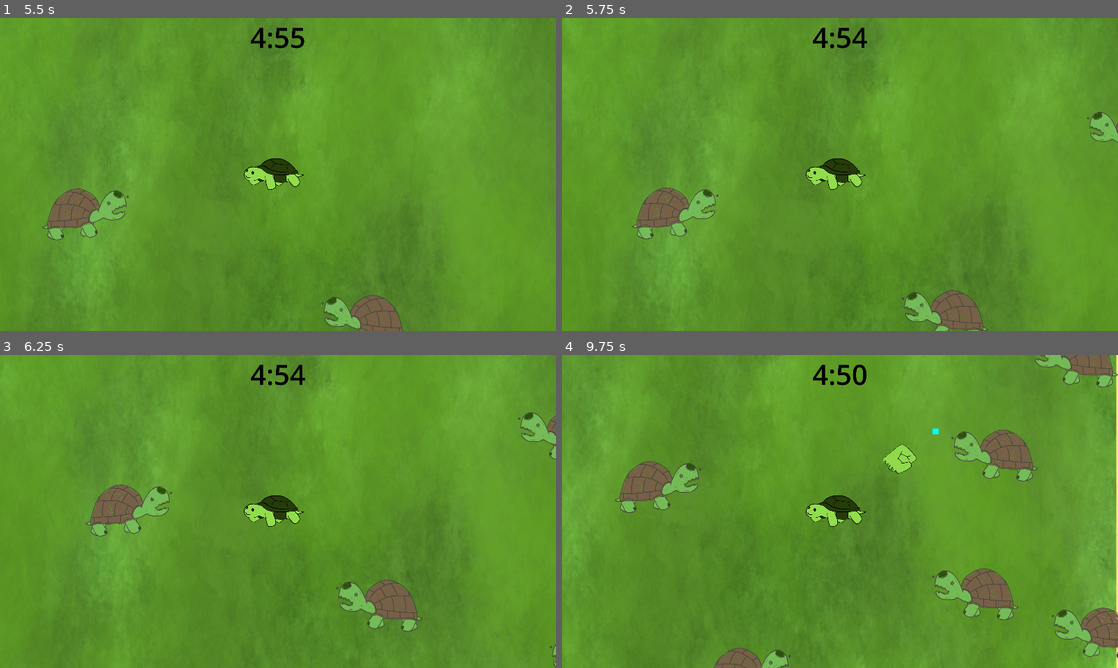
Above: before the commit, frames 1-4 (two rows, left to right).
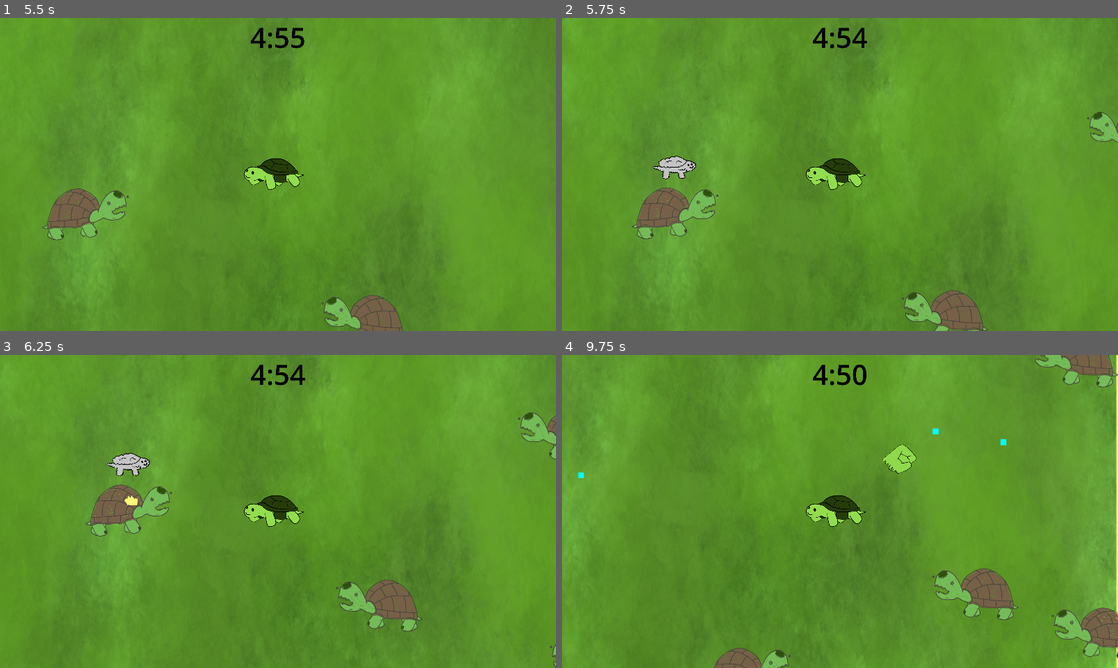
Above: after the commit, the same moments.

Repository: calbhonkman/UMBC-GAIM-2026---Turtle-Thrashing
Game: Godot game, scene res://scenes/mainmenu.tscn
Two runs of this game, one before a commit and one after it. Both use one fixed random seed, a clock stepped at 60 frames per second and the inputs below.
Inputs:
- Up to frame 1 (5.5 s): click "Play" at 0.5 s; tap Enter at 1.25 s; hold D (right) 1.28-2.03 s; hold S (down) 2.03-2.78 s; hold D (right) 2.78-3.53 s; hold W (up) 3.53-4.28 s; hold A (left) from 4.28 s (still down)
- Up to frame 2 (5.75 s): keep holding A (left)
- Up to frame 3 (6.25 s): release A (left) at 5.78 s; hold S (down) from 5.78 s (still down)
- Up to frame 4 (9.75 s): release S (down) at 6.53 s; hold D (right) 6.53-7.28 s; hold W (up) 7.28-8.03 s; hold D (right) 8.03-8.78 s; hold S (down) 8.78-9.53 s; hold A (left) from 9.53 s (still down)

Frame 1 is identical in both runs. In frame 2, 0.3% of the frame differs, in the area x 16-25%, y 44-52%; in frame 3, 0.4%; in frame 4, 2.9%, in the area x 2-86%, y 23-51%.

Commit message:
Added Lightning attack
- Modified weapon.gd to allow multiple targeting modes (random vs. closest)
- Added Lightning cloud attack that attacks random enemies on screen

Diff:
--- /dev/null
+++ b/godot-project/prefabs/lightning_cloud.gd
@@ -0,0 +1,18 @@
+extends Area2D
+
+var target
+
+func set_target(t: Area2D):
+	target = t
+	global_position = target.global_position
+	visible = true
+
+func _process(delta):
+	global_position = target.global_position if target else global_position
+
+func _on_animated_sprite_2d_animation_finished():
+	if $AnimatedSprite2D.animation == "default":
+		for area in get_overlapping_areas():
+			if area.has_meta("enemy"):
+				area.death()
+		queue_free()
--- /dev/null
+++ b/godot-project/prefabs/weapons/(bullet)_lightning.tscn
@@ -0,0 +1,52 @@
+[gd_scene format=3 uid="uid://w0qokvo1f2gx"]
+
+[ext_resource type="Texture2D" uid="uid://xpcbgkk0aplf" path="res://assets/Turtle/Random Attacks/TurtBoltFrame0000.png" id="1_rtv81"]
+[ext_resource type="Script" uid="uid://dcgk8dp28npup" path="res://prefabs/lightning_cloud.gd" id="1_xfxyy"]
+[ext_resource type="Texture2D" uid="uid://40tlest6kqxw" path="res://assets/Turtle/Random Attacks/TurtBoltFrame0001.png" id="2_xfxyy"]
+[ext_resource type="Texture2D" uid="uid://cwlrc5lyb8ggi" path="res://assets/Turtle/Random Attacks/TurtBoltFrame0002.png" id="3_ojpk3"]
+[ext_resource type="Texture2D" uid="uid://cmx05mpdvx6" path="res://assets/Turtle/Random Attacks/TurtBoltFrame0003.png" id="4_kkuyf"]
+[ext_resource type="Texture2D" uid="uid://3hwde0n6o72y" path="res://assets/Turtle/Random Attacks/TurtBoltFrame0004.png" id="5_kohdp"]
+
+[sub_resource type="SpriteFrames" id="SpriteFrames_x14w0"]
+animations = [{
+"frames": [{
+"duration": 1.0,
+"texture": ExtResource("1_rtv81")
+}, {
+"duration": 1.0,
+"texture": ExtResource("2_xfxyy")
+}, {
+"duration": 1.0,
+"texture": ExtResource("3_ojpk3")
+}, {
+"duration": 1.0,
+"texture": ExtResource("4_kkuyf")
+}, {
+"duration": 1.0,
+"texture": ExtResource("5_kohdp")
+}],
+"loop": false,
+"name": &"default",
+"speed": 8.0
+}]
+
+[sub_resource type="CircleShape2D" id="CircleShape2D_ojpk3"]
+radius = 23.0
+
+[node name="Area2D" type="Area2D" unique_id=1574688434]
+visible = false
+z_index = 1
+script = ExtResource("1_xfxyy")
+
+[node name="AnimatedSprite2D" type="AnimatedSprite2D" parent="." unique_id=1875368460]
+position = Vector2(5.0000005, -67.00001)
+scale = Vector2(0.2, 0.2)
+sprite_frames = SubResource("SpriteFrames_x14w0")
+autoplay = "default"
+frame = 4
+frame_progress = 1.0
+
+[node name="CollisionShape2D" type="CollisionShape2D" parent="." unique_id=1750741657]
+shape = SubResource("CircleShape2D_ojpk3")
+
+[connection signal="animation_finished" from="AnimatedSprite2D" to="." method="_on_animated_sprite_2d_animation_finished"]
--- a/godot-project/prefabs/weapons/(bullet)_punch.tscn
+++ b/godot-project/prefabs/weapons/(bullet)_punch.tscn
@@ -14,14 +14,6 @@
 "frames": [{
 "duration": 1.0,
 "texture": ExtResource("2_7xwvt")
-}],
-"loop": false,
-"name": &"default",
-"speed": 5.0
-}, {
-"frames": [{
-"duration": 1.0,
-"texture": ExtResource("2_7xwvt")
 }, {
 "duration": 1.0,
 "texture": ExtResource("3_g1u8m")
@@ -32,12 +24,13 @@
 "duration": 1.0,
 "texture": ExtResource("5_nxudm")
 }],
-"loop": true,
-"name": &"punch",
-"speed": 5.0
+"loop": false,
+"name": &"default",
+"speed": 8.0
 }]
 
 [node name="Fist" type="Area2D" unique_id=238644860]
+visible = false
 scale = Vector2(0.5, 0.5)
 script = ExtResource("1_aiwas")
 
@@ -48,3 +41,4 @@
 [node name="AnimatedSprite2D" type="AnimatedSprite2D" parent="." unique_id=521042213]
 scale = Vector2(0.25, 0.25)
 sprite_frames = SubResource("SpriteFrames_lmy6u")
+autoplay = "default"
--- a/godot-project/scenes/game.tscn
+++ b/godot-project/scenes/game.tscn
@@ -10,6 +10,8 @@
 [ext_resource type="Script" uid="uid://bx1idfwe4fxpi" path="res://scripts/spawner.gd" id="7_u5sy4"]
 [ext_resource type="PackedScene" uid="uid://csoo2i5mmwmhc" path="res://prefabs/fist.tscn" id="8_vtaks"]
 [ext_resource type="Script" uid="uid://bstu2wfytyykc" path="res://scenes/game_manager.gd" id="9_0tnpc"]
+[ext_resource type="PackedScene" uid="uid://w0qokvo1f2gx" path="res://prefabs/weapons/(bullet)_lightning.tscn" id="9_dinhu"]
+[ext_resource type="Script" uid="uid://c32p66nqvhstf" path="res://scenes/special_screen_shape.gd" id="9_kvpfn"]
 
 [sub_resource type="LabelSettings" id="LabelSettings_gee14"]
 font_size = 192
@@ -59,6 +61,9 @@
 
 [sub_resource type="CircleShape2D" id="CircleShape2D_iywne"]
 radius = 600.0
+
+[sub_resource type="RectangleShape2D" id="RectangleShape2D_dinhu"]
+size = Vector2(1920, 1080)
 
 [node name="Node2D" type="Node2D" unique_id=2020137742]
 
@@ -114,6 +119,9 @@
 position = Vector2(0, 1525)
 shape = SubResource("RectangleShape2D_0tnpc")
 
+[node name="Area2D" parent="." unique_id=1574688434 instance=ExtResource("9_dinhu")]
+position = Vector2(-330, 6)
+
 [node name="Player" type="CharacterBody2D" parent="." unique_id=1744978302]
 scale = Vector2(0.5, 0.5)
 script = ExtResource("1_yqjtg")
@@ -142,9 +150,18 @@
 [node name="(Weapon) Punch" type="Area2D" parent="Player" unique_id=1650126049]
 script = ExtResource("4_lbhrr")
 BULLET = ExtResource("8_vtaks")
+ATTACK_TYPE = "closest"
 
 [node name="CollisionShape2D" type="CollisionShape2D" parent="Player/(Weapon) Punch" unique_id=1221786466]
 shape = SubResource("CircleShape2D_iywne")
+
+[node name="(Weapon) Lightning" type="Area2D" parent="Player" unique_id=1238629527]
+script = ExtResource("4_lbhrr")
+BULLET = ExtResource("9_dinhu")
+
+[node name="CollisionShape2D" type="CollisionShape2D" parent="Player/(Weapon) Lightning" unique_id=1843913089]
+shape = SubResource("RectangleShape2D_dinhu")
+script = ExtResource("9_kvpfn")
 
 [node name="MotherOfAllBullets" type="Node2D" parent="." unique_id=1494891267]
 
--- /dev/null
+++ b/godot-project/scenes/special_screen_shape.gd
@@ -0,0 +1,5 @@
+extends CollisionShape2D
+
+func _process(delta):
+	if shape is RectangleShape2D:
+		shape.size = get_viewport().get_visible_rect().size
--- a/godot-project/scripts/punch.gd
+++ b/godot-project/scripts/punch.gd
@@ -16,6 +16,7 @@
 
 func set_target(t: Area2D):
 	target = t
+	visible = true
 
 func _process(delta):
 	timer += delta
@@ -41,5 +42,5 @@
 		if area == target:
 			isFading = true
 			timer = 0
-		if area.get_script() and area.get_script().get_path() == "res://scripts/enemy.gd":
+		if area.has_meta("enemy"):
 			area.death()
--- a/godot-project/scripts/weapon.gd
+++ b/godot-project/scripts/weapon.gd
@@ -8,6 +8,7 @@
 @export var COOLDOWN: float = 3.0
 # Thing that is being created by the weapon (fist, cloud, etc.)
 @export var BULLET: Resource
+@export var ATTACK_TYPE: String = "random"
 
 # Time (in seconds) since the last attack
 var timer = 0.0
@@ -21,24 +22,33 @@
 
 	# Attack is ready
 	if timer >= COOLDOWN:
-		var closest_enemy = null
-		# Check for enemies within the player's attack range
-		for area in get_overlapping_areas():
-			if area.get_script() == null or area.get_script().get_path() != "res://scripts/enemy.gd":
-				# area is not an enemy
-				pass
-			elif closest_enemy == null:
-				# this is the first enemy that's been found
-				closest_enemy = area
-			elif (area.position - position).length() < (closest_enemy.position - position).length():
-				# this is not the first enemy that's been found
-				# but it is the closest
-				closest_enemy = area
-		# If an enemy is within range
-		if closest_enemy != null:
-			timer = 0
-			var new_bullet = BULLET.instantiate()
-			# The bullet won't exist until you set its parent
-			mother_of_all_bullets.add_child(new_bullet)
-			new_bullet.global_position = global_position
-			new_bullet.set_target(closest_enemy)
+		match(ATTACK_TYPE):
+			"random":
+				find_random_enemy()
+			"closest":
+				find_closest_enemy()
+
+func attack(target: Area2D):
+	var new_bullet = BULLET.instantiate()
+	# The bullet won't exist until you set its parent
+	mother_of_all_bullets.add_child(new_bullet)
+	new_bullet.global_position = global_position
+	new_bullet.set_target(target)
+
+func find_random_enemy():
+	var possible_targets = []
+	for area in get_overlapping_areas():
+		if area.has_meta("enemy"):
+			possible_targets.append(area)
+	if not possible_targets.is_empty():
+		attack(possible_targets[randi_range(0,possible_targets.size()-1)])
+		timer = 0.0
+
+func find_closest_enemy():
+	var closest_enemy = null
+	for area in get_overlapping_areas():
+		if area.has_meta("enemy") and (closest_enemy == null or (area.global_position-global_position).length() < (closest_enemy.global_position-global_position).length()):
+			closest_enemy = area
+	if closest_enemy != null:
+		attack(closest_enemy)
+		timer = 0.0
Not shown, added: godot-project/prefabs/lightning_cloud.gd.uid
Not shown, added: godot-project/scenes/special_screen_shape.gd.uid
